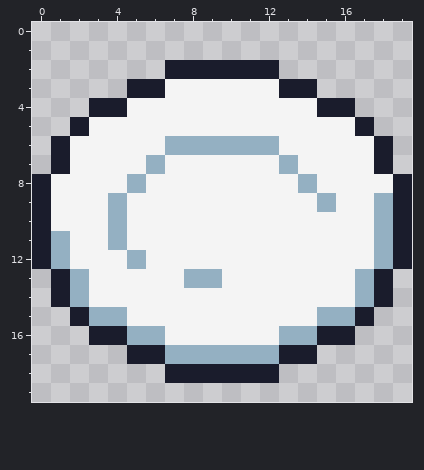
One commit to this pixel-art sprite: src/sprites/assiette.png. This is how it looked before the edit.
The file is 20x20 pixels.
After:
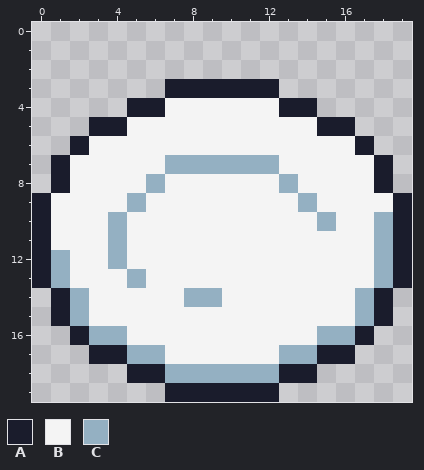
Palette (. is transparent): A #1a1c2c  B #f4f4f4  C #94b0c2
The edit:
The author put colour A in row 13 at x 0 and 19; in row 15 at x 1 and 18; in row 16 at x 2 and 17; in row 17 at x 3 to 4 and 15 to 16; in row 18 at x 5 to 6 and 13 to 14; in row 19 at x 7 to 12.
Colour B becomes colour A in row 3 at x 7 to 12; in row 4 at x 5 to 6 and 13 to 14; in row 5 at x 3 to 4 and 15 to 16; in row 6 at x 2 and 17; in row 8 at x 1 and 18.
Colour C becomes colour B in row 6 at x 7 to 12; in row 7 at x 6 and 13; in row 8 at x 5 and 14; in row 9 at x 4, 15 and 18; in row 11 at x 1; in row 12 at x 5.
Colour C becomes colour B in row 13 at x 2, 8 to 9 and 17; in row 15 at x 3 to 4 and 15 to 16; in row 16 at x 5 to 6 and 13 to 14; in row 17 at x 7 to 12.
Colour A becomes colour C in row 13 at x 1 and 18; in row 15 at x 2 and 17; in row 16 at x 3 to 4 and 15 to 16; in row 17 at x 5 to 6 and 13 to 14; in row 18 at x 7 to 12.
Colour B becomes colour C in row 7 at x 7 to 12; in row 8 at x 6 and 13; in row 9 at x 5 and 14; in row 10 at x 15; in row 12 at x 4; in row 13 at x 5.
Colour B becomes colour C in row 14 at x 8 to 9.
The edit erases colour A in row 2 at x 7 to 12; in row 3 at x 5 to 6 and 13 to 14; in row 4 at x 3 to 4 and 15 to 16; in row 5 at x 2 and 17; in row 6 at x 1 and 18; in row 8 at x 0 and 19.
